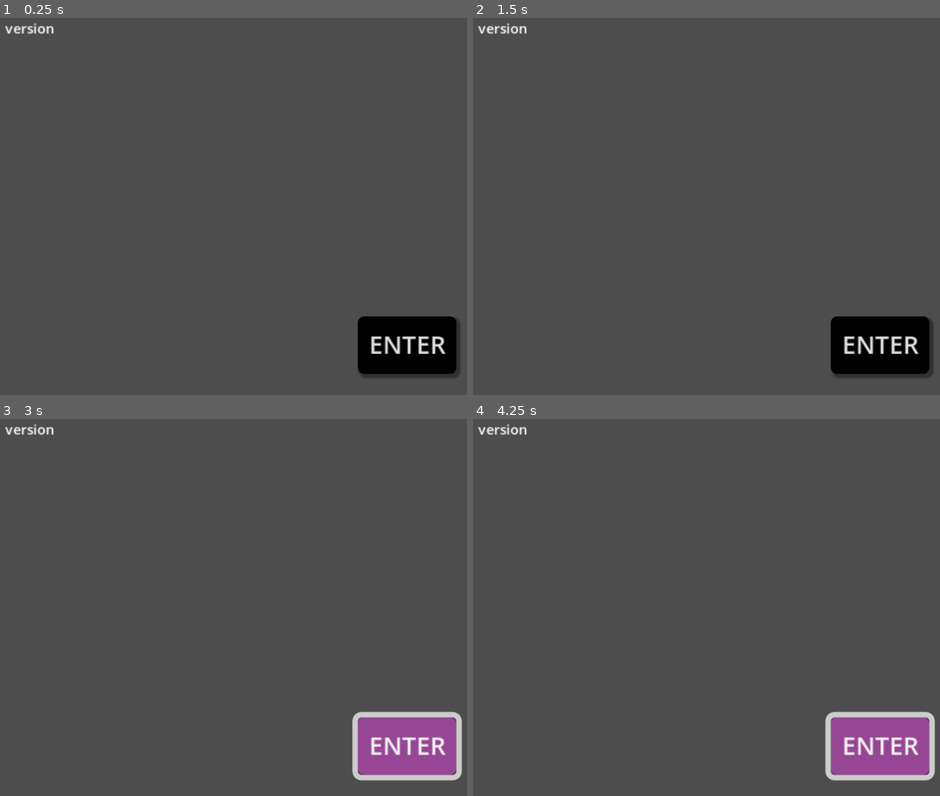
Above: before the commit, frames 1-4 (two rows, left to right).
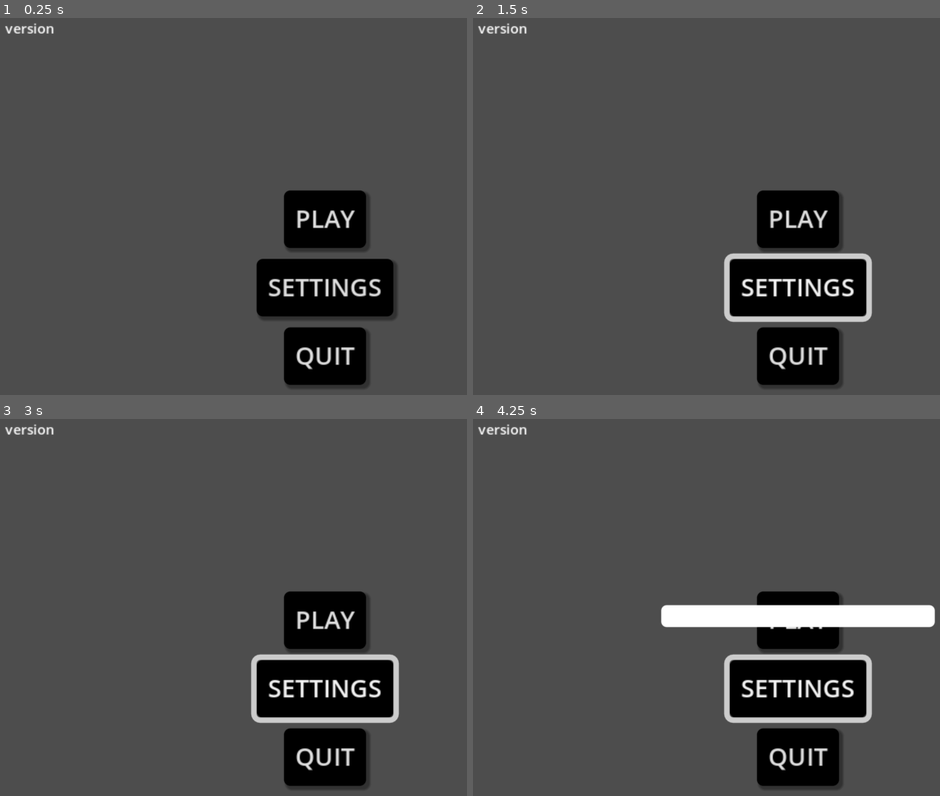
Above: after the commit, the same moments.

Repository: FrancescoDefulgentiis/P.A.L.L.E.
Game: Godot game, scene res://Menus/start_screen.tscn
Two runs of this game, one before a commit and one after it. Both use one fixed random seed, a clock stepped at 60 frames per second and the inputs below.
Inputs (mouse positions are in pixels of both pictures, inside the frame that each line leads up to):
- Up to frame 1 (0.25 s): no input
- Up to frame 2 (1.5 s): click (799, 289) at 0.5 s, where only the run after the commit has a clickable "SETTINGS"; click (799, 217) at 1.25 s, where only the run after the commit has a clickable "PLAY"
- Up to frame 3 (3 s): click (326, 618) at 2 s, where only the run after the commit has a clickable "PLAY"; click (406, 746) at 2.75 s, where only the run before the commit has a clickable "ENTER"
- Up to frame 4 (4.25 s): click (879, 746) at 3.5 s, where only the run before the commit has a clickable "ENTER"

The runs differ from the first frame. In frame 1, 13% of the frame differs, in the area x 54-99%, y 45-99%; in frame 2, 14%; in frame 3, 15%; in frame 4, 17%, in the area x 40-99%, y 45-99%.
Error before the commit: Parse Error: Cannot pass a value of type "String" as "Transitions.gd.Type". (res://Menus/start_screen.gd:5)

Commit message:
updated start screen

Diff:
--- a/godotproject/Autoloads/ScenePaths.gd
+++ b/godotproject/Autoloads/ScenePaths.gd
@@ -2,12 +2,11 @@
 
 # Dictionary containing scene keys mapped to their paths
 var scene_paths: Dictionary = {
-	"start_screen": "res://Menus/start_screen.tscn",
-	"loading_screen":"res://Menus/loading_screen.tscn",
-	"test_level": "res://scenes/levels/test_evel.tscn",
-#	"game_over": "res://scenes/ui/GameOver.tscn",
-#	"credits": "res://scenes/ui/Credits.tscn",
-#	"settings": "res://scenes/ui/Settings.tscn"
+	"Start_screen": "res://Menus/Start_screen.tscn",
+	"Loading_screen":"res://Menus/Loading_screen.tscn",
+	"Settings": "res://Menus/Start_screen.tscn",
+	"Level_selection_screen":"res://Menus/Level_selection_screen.tscn",
+	"Test_level": "res://scenes/levels/Test_evel.tscn"
 }
 
 func get_scene_path(scene_identifier: String) -> String:
--- /dev/null
+++ b/godotproject/Menus/Level_selection_screen.tscn
@@ -0,0 +1,3 @@
+[gd_scene format=3 uid="uid://doutbd3va67os"]
+
+[node name="LevelSelectionScreen" type="Node2D"]
--- /dev/null
+++ b/godotproject/Menus/Settings.gd
@@ -0,0 +1 @@
+extends Node
--- /dev/null
+++ b/godotproject/Menus/Settings.tscn
@@ -0,0 +1,3 @@
+[gd_scene format=3 uid="uid://c7572vcvejpfv"]
+
+[node name="Settings" type="Node2D"]
--- a/godotproject/Menus/loading_screen.tscn
+++ b/godotproject/Menus/loading_screen.tscn
@@ -1,6 +1,6 @@
 [gd_scene load_steps=15 format=3 uid="uid://d13yggkw2yru4"]
 
-[ext_resource type="Script" uid="uid://dmujs3gekj6ih" path="res://Menus/loading_screen.gd" id="1_k5r6i"]
+[ext_resource type="Script" uid="uid://dmujs3gekj6ih" path="res://Menus/Loading_screen.gd" id="1_6as7q"]
 
 [sub_resource type="StyleBoxFlat" id="StyleBoxFlat_awhaq"]
 bg_color = Color(1, 1, 1, 1)
@@ -534,7 +534,7 @@
 }
 
 [node name="LoadingScreen" type="Node2D"]
-script = ExtResource("1_k5r6i")
+script = ExtResource("1_6as7q")
 
 [node name="Control" type="Control" parent="."]
 layout_mode = 3
--- a/godotproject/Menus/start_screen.gd
+++ b/godotproject/Menus/start_screen.gd
@@ -1,9 +1,17 @@
 class_name StartScreen extends Control
 
-func _on_button_button_up() -> void:
-	print("this one")
-	SceneManager.swap_scenes("res://Gameplay/gameplay.tscn",get_tree().root,self,"wipe_to_right")
+func _process(_delta: float) -> void:
+	# Insert here some logic to use the controller or arrows as option selectors
+	pass
 
-func _process(_delta: float) -> void:
-	if Input.is_action_just_pressed("ui_accept"):
-		SceneManager.swap_scenes("res://Gameplay/gameplay.tscn",get_tree().root,self,"wipe_to_right")
+func _on_quit_button_button_up() -> void:
+	print("Quitting game")
+	get_tree().quit()
+
+func _on_settings_button_button_up() -> void:
+	print("Opening settings")
+	SceneManager.swap_scenes(ScenePaths.get_scene_path("Settings"), get_tree().root, self, Transitions.Type.WIPE_TO_RIGHT)
+
+func _on_play_button_button_up() -> void:
+	print("Starting game")
+	SceneManager.swap_scenes(ScenePaths.get_scene_path("Level_selection_screen"),get_tree().root,self,Transitions.Type.WIPE_TO_RIGHT)
--- a/godotproject/Menus/start_screen.tscn
+++ b/godotproject/Menus/start_screen.tscn
@@ -1,6 +1,6 @@
 [gd_scene load_steps=4 format=3 uid="uid://dy06fpapockt1"]
 
-[ext_resource type="Script" uid="uid://h7jbasfirr32" path="res://Menus/start_screen.gd" id="1_2dyvv"]
+[ext_resource type="Script" uid="uid://h7jbasfirr32" path="res://Menus/Start_screen.gd" id="1_cihom"]
 
 [sub_resource type="StyleBoxFlat" id="StyleBoxFlat_ng4jn"]
 bg_color = Color(0.592157, 0.27451, 0.584314, 1)
@@ -41,7 +41,7 @@
 anchor_bottom = 1.0
 grow_horizontal = 2
 grow_vertical = 2
-script = ExtResource("1_2dyvv")
+script = ExtResource("1_cihom")
 
 [node name="TileMap" type="TileMap" parent="."]
 format = 2
@@ -63,22 +63,55 @@
 grow_vertical = 2
 alignment = 2
 
-[node name="HBoxContainer" type="HBoxContainer" parent="VBoxContainer"]
+[node name="PlayHBoxContainer" type="HBoxContainer" parent="VBoxContainer"]
 layout_mode = 2
-alignment = 2
+alignment = 1
 
-[node name="MarginContainer" type="MarginContainer" parent="VBoxContainer/HBoxContainer"]
+[node name="PlayContainer" type="MarginContainer" parent="VBoxContainer/PlayHBoxContainer"]
 layout_mode = 2
-theme_override_constants/margin_right = 72
-theme_override_constants/margin_bottom = 14
 
-[node name="Button" type="Button" parent="VBoxContainer/HBoxContainer/MarginContainer"]
+[node name="PlayButton" type="Button" parent="VBoxContainer/PlayHBoxContainer/PlayContainer"]
+layout_mode = 2
+size_flags_horizontal = 4
+size_flags_stretch_ratio = 0.0
+theme_override_font_sizes/font_size = 9
+theme_override_styles/hover = SubResource("StyleBoxFlat_ng4jn")
+theme_override_styles/normal = SubResource("StyleBoxFlat_r03hu")
+text = "PLAY
+"
+
+[node name="SettingsHBoxContainer" type="HBoxContainer" parent="VBoxContainer"]
+layout_mode = 2
+alignment = 1
+
+[node name="SettingsContainer" type="MarginContainer" parent="VBoxContainer/SettingsHBoxContainer"]
+layout_mode = 2
+
+[node name="SettingsButton" type="Button" parent="VBoxContainer/SettingsHBoxContainer/SettingsContainer"]
 layout_mode = 2
 size_flags_horizontal = 4
 theme_override_font_sizes/font_size = 9
 theme_override_styles/hover = SubResource("StyleBoxFlat_ng4jn")
 theme_override_styles/normal = SubResource("StyleBoxFlat_r03hu")
-text = "ENTER"
+text = "SETTINGS
+"
+
+[node name="QuitHBoxContainer2" type="HBoxContainer" parent="VBoxContainer"]
+layout_mode = 2
+alignment = 1
+
+[node name="QuitContainer" type="MarginContainer" parent="VBoxContainer/QuitHBoxContainer2"]
+layout_mode = 2
+theme_override_constants/margin_bottom = 10
+
+[node name="QuitButton" type="Button" parent="VBoxContainer/QuitHBoxContainer2/QuitContainer"]
+layout_mode = 2
+size_flags_horizontal = 4
+theme_override_font_sizes/font_size = 9
+theme_override_styles/hover = SubResource("StyleBoxFlat_ng4jn")
+theme_override_styles/normal = SubResource("StyleBoxFlat_r03hu")
+text = "QUIT
+"
 
 [node name="VersionNum" type="Label" parent="."]
 unique_name_in_owner = true
@@ -89,4 +122,6 @@
 theme_override_font_sizes/font_size = 5
 text = "version"
 
-[connection signal="button_up" from="VBoxContainer/HBoxContainer/MarginContainer/Button" to="." method="_on_button_button_up"]
+[connection signal="button_up" from="VBoxContainer/PlayHBoxContainer/PlayContainer/PlayButton" to="." method="_on_play_button_button_up"]
+[connection signal="button_up" from="VBoxContainer/SettingsHBoxContainer/SettingsContainer/SettingsButton" to="." method="_on_settings_button_button_up"]
+[connection signal="button_up" from="VBoxContainer/QuitHBoxContainer2/QuitContainer/QuitButton" to="." method="_on_quit_button_button_up"]
--- a/godotproject/project.godot
+++ b/godotproject/project.godot
@@ -17,7 +17,7 @@
 
 [autoload]
 
-SceneManager="*res://Autoloads/sceneManager.gd"
+SceneManager="*res://Autoloads/SceneManager.gd"
 ScenePaths="*res://Autoloads/ScenePaths.gd"
 Transitions="*res://Autoloads/Transitions.gd"
 
Not shown, added: godotproject/Menus/Settings.gd.uid
